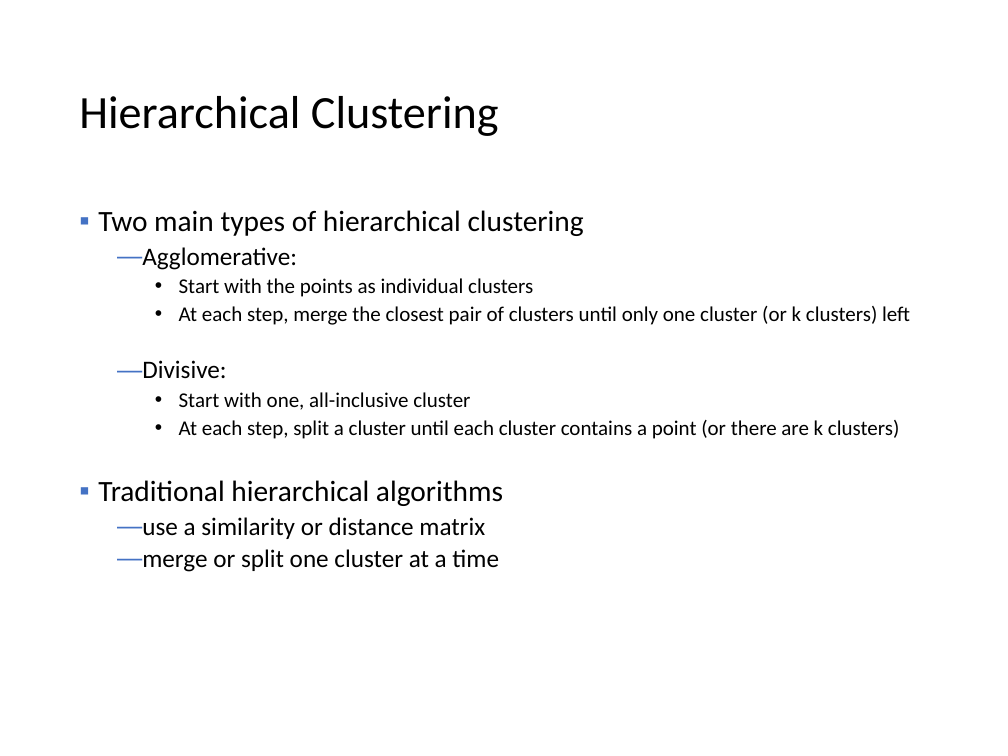
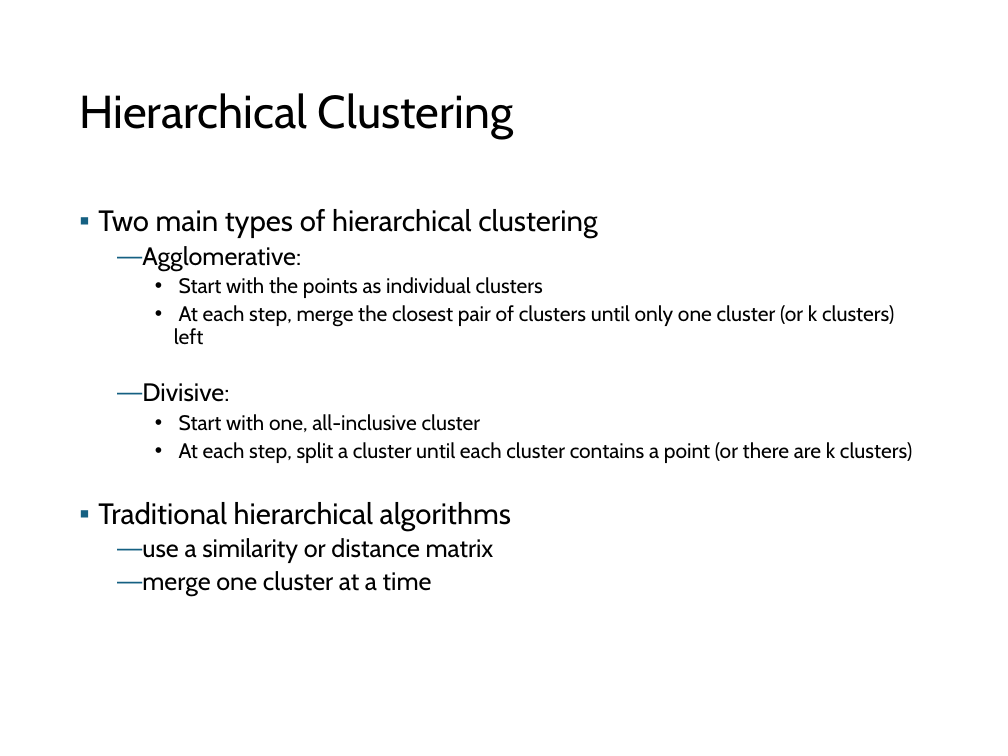
Before and after one commit to mhahsler/Introduction_to_Data_Mining_R_Examples, a slide deck: slide 42 of slides/chap7_basic_cluster_analysis.pptx. Drawn at 1008x756 pixels with LibreOffice and Linux fonts; fonts in the diff are those of the drawing. Boxes give left, top, right and bottom in pixels: in the first picture for what was removed or moved away, otherwise in the second. Text is boxed around its words. In the diff, an @@ line names an element or a change of style, - is before the commit and + after.

```diff
--- a/slides/chap7_basic_cluster_analysis.pptx
+++ b/slides/chap7_basic_cluster_analysis.pptx
@@ title "Hierarchical Clustering" at (79, 93, 513, 139): font Calibri to Cabin @@
@@ text at (98, 209, 912, 563): font Calibri to Cabin; bullet colour #4472C4 to #156082 @@
@@ text at (142, 571, 432, 596): text changed; font Calibri to Cabin @@
-  — merge or split one cluster at a time
+  — merge one cluster at a time
```
Also in this commit, not shown: 94 other slides changed, 1 other file.
